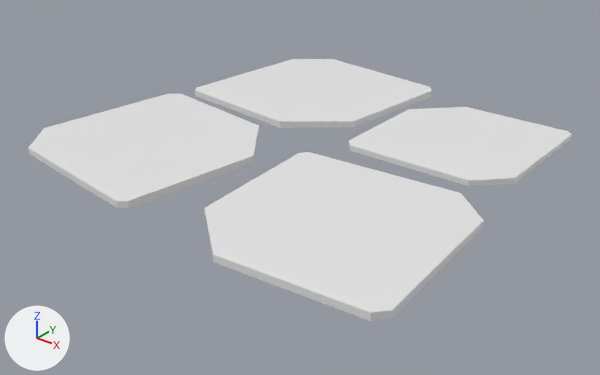
The glTF model assets/meshes/floors/stone_floor.glb: old version first, new version second.
One viewpoint serves both versions: a camera (50 mm lens) standing at (0.93, -1.194, 0.641) and looking at (0.006, -0.039, -0.075). The lights are fixed; the arrows at lower left show +X, +Y and +Z. The picture after the commit comes second.
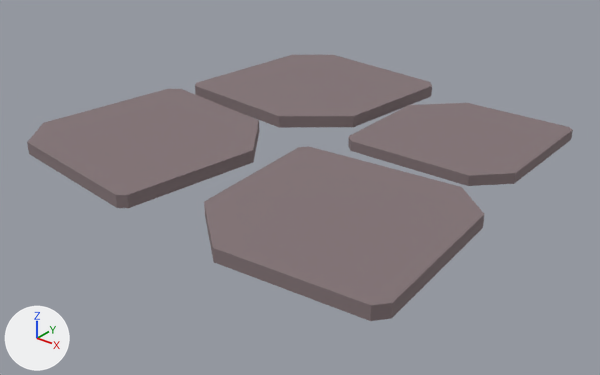
Boxes [x1, y1, x2, y2] around the edits, measured in the pictures (600 x 375 px):
'Cube.001', recoloured, rescaled: before [28, 59, 572, 321]; after [27, 55, 573, 321]

The change, as a diff of the scene's bpy script:
```diff
--- a/assets/meshes/floors/stone_floor.glb.py
+++ b/assets/meshes/floors/stone_floor.glb.py
@@ mat_material @@
 mat_material = principled_material('Material')
-mat_material.base_color = (0.8, 0.8, 0.8)  # white #e7e7e7
+mat_material.base_color = (0.228, 0.175, 0.183)  # grey #837477
@@ ob_cube_001 @@
 ob_cube_001.location = (0.0, 0.0, 0.0)
+ob_cube_001.scale = (1.0, 1.0, 1.86)
```
